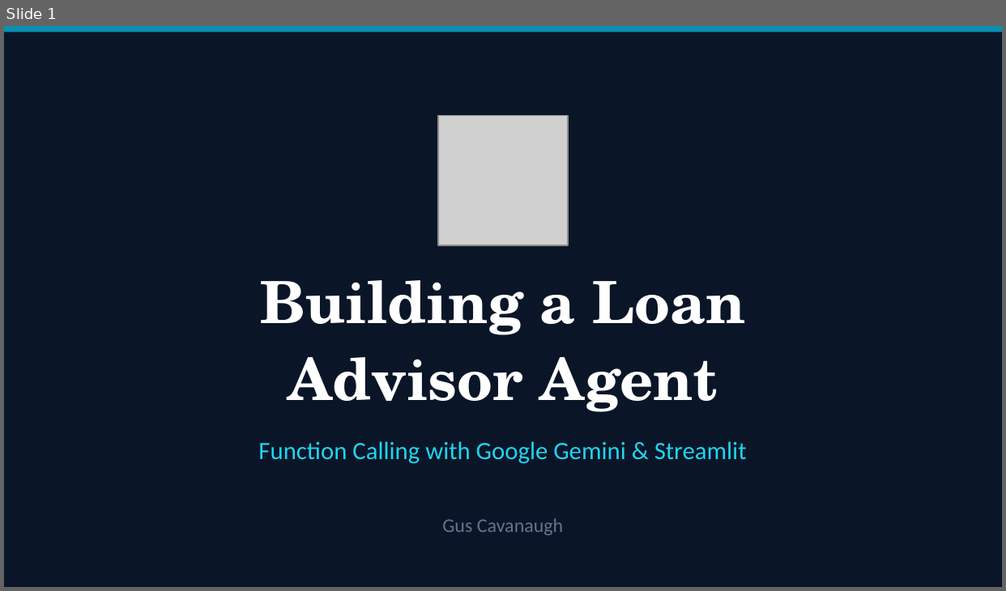
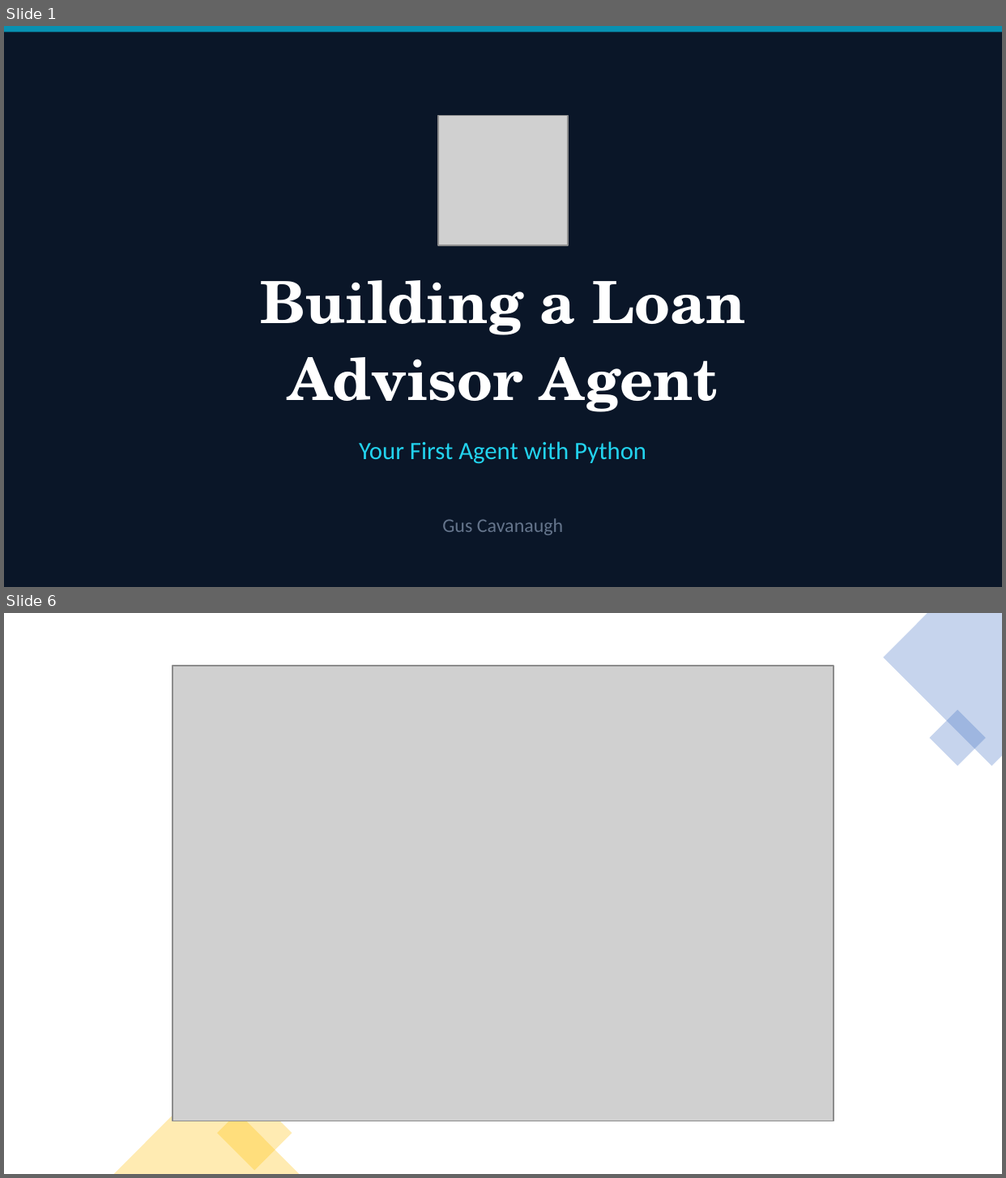
Before and after one commit to Gcav66/basic_loan_advisor_agent, a slide deck: loan_advisor_tutorial.pptx. Shown one above the other, each under a label of ours: slide 1 before the commit, slides 1 and 6 after it; the slides between them are not shown. The pictures are 1006x591 and 1006x1178 pixels, drawn with LibreOffice and Linux fonts; fonts in the diff are those of the drawing; grey boxes stand for pictures. Boxes give left, top, right and bottom in pixels: in the first picture for what was removed or moved away, otherwise in the second. Text is boxed around its words. In the diff, an @@ line names an element or a change of style, - is before the commit and + after.

```diff
--- a/loan_advisor_tutorial.pptx
+++ b/loan_advisor_tutorial.pptx
@@ slide 6 added at <box>4,613,1002,1174</box>, background #FFFFFF @@
@@ freeform shape added at <box>883,613,1002,766</box>, fill #4472C4 at 30% opacity @@
@@ picture added at <box>172,666,833,1122</box> @@
@@ rectangle added at <box>930,709,987,766</box>, fill #4472C4 at 30% opacity @@
@@ triangle added at <box>114,1081,300,1174</box>, fill #FFC000 at 30% opacity @@
@@ rectangle added at <box>218,1096,292,1171</box>, fill #FFC000 at 30% opacity @@
@@ slide 1 changed as well @@
@@ text at <box>359,442,646,464</box>: text changed @@
-Function Calling with Google Gemini & Streamlit
+Your First Agent with Python
```
Also in this commit, not shown: 3 other slides changed, 20 other slides added.
